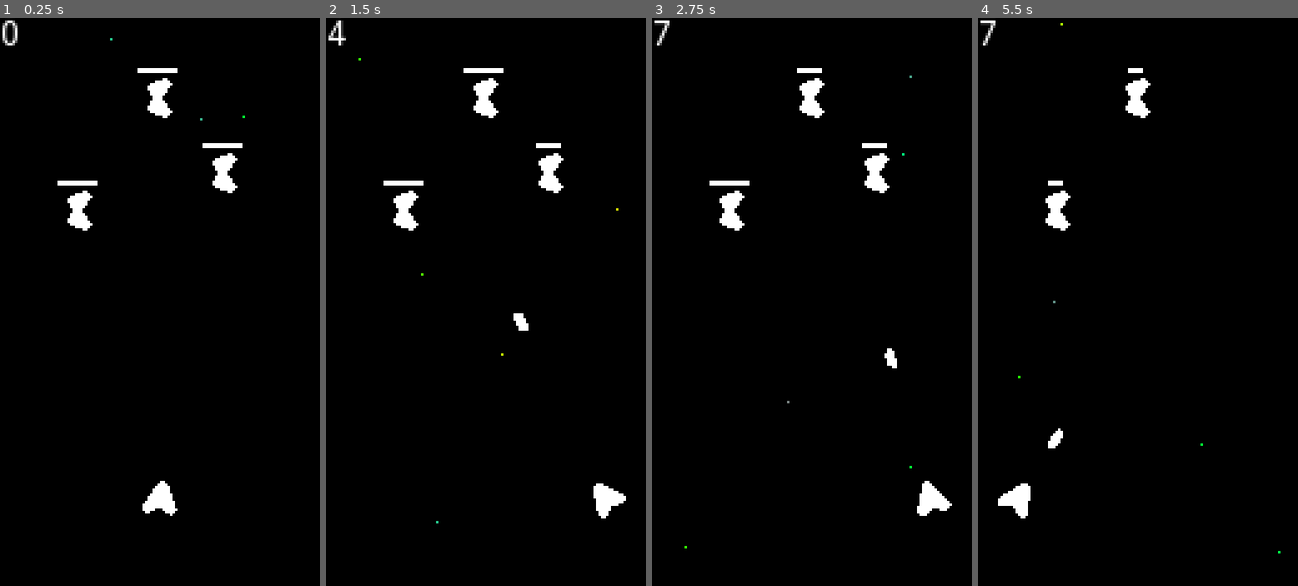
Above: before the commit, frames 1-4 (left to right).
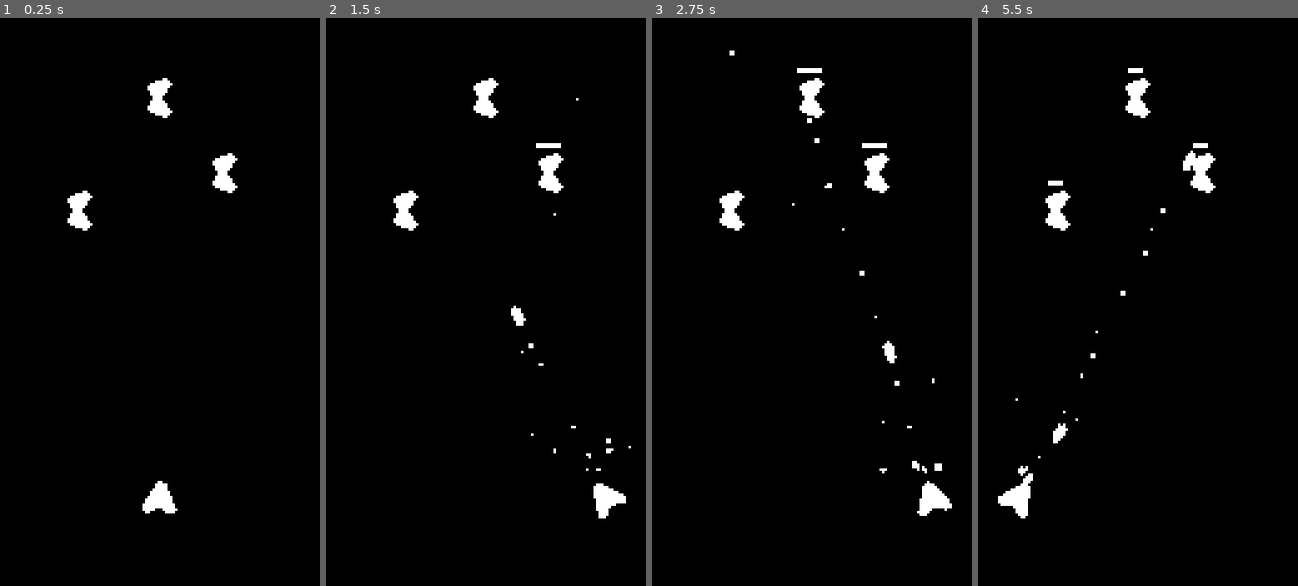
Above: after the commit, the same moments.

Repository: nedink/space-blaster
Game: Godot game, scene res://World.tscn
Same seed, same stepped clock (60 frames per second), same inputs: the game is played once before the commit and once after it.
Inputs (mouse positions are in pixels of both pictures, inside the frame that each line leads up to):
- Up to frame 1 (0.25 s): no input
- Up to frame 2 (1.5 s): move the mouse to (556, 273) at 0.52 s; press the mouse at (556, 273) at 0.53 s; hold D (right) 0.53-1.28 s; move the mouse to (422, 330) at 1.27 s; release the mouse at (422, 330) at 1.28 s; hold S (down) from 1.28 s (still down); click (422, 330) at 1.35 s
- Up to frame 3 (2.75 s): move the mouse to (844, 177) at 2.02 s; release S (down) at 2.03 s; press the mouse at (844, 177) at 2.03 s; hold D (right) from 2.03 s (still down)
- Up to frame 4 (5.5 s): move the mouse to (1122, 415) at 2.77 s; release D (right) at 2.78 s; release the mouse at (1122, 415) at 2.78 s; hold W (up) 2.78-3.53 s; click (1122, 415) at 2.85 s; move the mouse to (1234, 387) at 3.52 s; press the mouse at (1234, 387) at 3.53 s; hold A (left) 3.53-5.03 s; move the mouse to (1042, 216) at 4.27 s; release the mouse at (1042, 216) at 4.28 s; click (1042, 216) at 4.35 s; move the mouse to (1154, 302) at 5.02 s; press the mouse at (1154, 302) at 5.03 s; hold S (down) from 5.03 s (still down)

The runs differ from the first frame. In frame 1, 0.5% of the frame differs, in the area x 0-77%, y 0-88%; in frame 2, 0.6%; in frame 3, 0.6%; in frame 4, 0.8%, in the area x 0-95%, y 0-95%.

Commit message:
particles

Diff:
--- a/Bullet.tscn
+++ b/Bullet.tscn
@@ -1,7 +1,8 @@
-[gd_scene load_steps=3 format=2]
+[gd_scene load_steps=4 format=2]
 
 [ext_resource path="res://bullet.gd" type="Script" id=1]
 [ext_resource path="res://resources/bullet.png" type="Texture" id=2]
+[ext_resource path="res://ParticleTrail.tscn" type="PackedScene" id=3]
 
 [node name="Bullet" type="Position2D" groups=[
 "bullet",
@@ -9,6 +10,7 @@
 script = ExtResource( 1 )
 
 [node name="Sprite" type="Sprite" parent="."]
+position = Vector2( 4, 0 )
 texture = ExtResource( 2 )
 
 [node name="Trajectory" type="RayCast2D" parent="."]
@@ -21,3 +23,5 @@
 wait_time = 4.0
 one_shot = true
 autostart = true
+
+[node name="ParticleTrail" parent="." instance=ExtResource( 3 )]
--- a/Enemy.tscn
+++ b/Enemy.tscn
@@ -19,7 +19,8 @@
 collision_layer = 2
 
 [node name="CollisionShape2D" type="CollisionShape2D" parent="Body"]
-shape = SubResource( 6 )
+shape = SubResource( 1 )
 
 [node name="HpBar" parent="." instance=ExtResource( 3 )]
+visible = false
 script = ExtResource( 2 )
--- /dev/null
+++ b/MuzzleFlash.tscn
@@ -0,0 +1,26 @@
+[gd_scene load_steps=2 format=2]
+
+[sub_resource type="Curve" id=2]
+_data = [ Vector2( 0, 1 ), 0.0, 0.0, 0, 0, Vector2( 1, 0 ), 0.0, 0.0, 0, 0 ]
+
+[node name="Particles" type="CPUParticles2D"]
+amount = 6
+lifetime = 0.8
+explosiveness = 0.9
+lifetime_randomness = 1.0
+local_coords = false
+spread = 60.0
+gravity = Vector2( 0, 0 )
+initial_velocity = 200.0
+initial_velocity_random = 0.7
+angular_velocity = -500.0
+angular_velocity_random = 1.0
+linear_accel = -200.0
+linear_accel_random = 0.5
+tangential_accel_random = 1.0
+damping_random = 1.0
+angle = 50.0
+angle_random = 1.0
+scale_amount = 3.0
+scale_amount_random = 1.0
+scale_amount_curve = SubResource( 2 )
--- /dev/null
+++ b/ParticleTrail.tscn
@@ -0,0 +1,26 @@
+[gd_scene load_steps=3 format=2]
+
+[ext_resource path="res://particleTrail.gd" type="Script" id=1]
+
+[sub_resource type="Curve" id=1]
+_data = [ Vector2( 0, 1 ), 0.0, 0.0307931, 0, 0, Vector2( 1, 0 ), 0.0, 0.0, 0, 0 ]
+
+[node name="ParticleTrail" type="CPUParticles2D"]
+amount = 20
+lifetime = 0.5
+randomness = 0.5
+lifetime_randomness = 1.0
+local_coords = false
+spread = 20.0
+gravity = Vector2( 0, 0 )
+initial_velocity = 50.0
+angular_velocity_random = 1.0
+damping = 50.0
+scale_amount = 2.0
+scale_amount_curve = SubResource( 1 )
+script = ExtResource( 1 )
+
+[node name="LifeTimer" type="Timer" parent="." groups=[
+"trail",
+]]
+[connection signal="timeout" from="LifeTimer" to="." method="_on_Timer_timeout"]
--- a/Player.tscn
+++ b/Player.tscn
@@ -19,7 +19,7 @@
 [node name="Tween" type="Tween" parent="."]
 
 [node name="Gun" parent="." instance=ExtResource( 2 )]
-position = Vector2( 8, 0 )
+position = Vector2( 7, 0 )
 
 [node name="Body" type="Area2D" parent="."]
 collision_mask = 2
--- a/World.tscn
+++ b/World.tscn
@@ -21,6 +21,11 @@
 hue_variation = 1.0
 hue_variation_random = 0.32
 
+[sub_resource type="Curve2D" id=2]
+_data = {
+"points": PoolVector2Array( 0.125547, -37.0363, -0.125547, 37.0363, 0, 0, 0, 0, 4.51968, 6.90507, 0, 46.6667 )
+}
+
 [node name="World" type="Node2D"]
 script = ExtResource( 3 )
 
@@ -33,8 +38,10 @@
 }
 
 [node name="Label" type="Label" parent="."]
+visible = false
 margin_right = 40.0
 margin_bottom = 14.0
+text = "ear"
 __meta__ = {
 "_edit_use_anchors_": false
 }
@@ -43,12 +50,14 @@
 
 [node name="Particles2D" type="Particles2D" parent="Stars"]
 position = Vector2( 64, 0 )
+emitting = false
 amount = 50
 lifetime = 10.0
 process_material = SubResource( 1 )
 
 [node name="Particles2D2" type="Particles2D" parent="Stars"]
 position = Vector2( 64, 0 )
+emitting = false
 amount = 50
 lifetime = 91.32
 process_material = SubResource( 1 )
@@ -75,3 +84,11 @@
 
 [node name="Player" parent="." instance=ExtResource( 1 )]
 position = Vector2( 64, 192 )
+
+[node name="Path2D" type="Path2D" parent="."]
+position = Vector2( 16, 0 )
+scale = Vector2( 1, 1.2 )
+curve = SubResource( 2 )
+
+[node name="PathFollow2D" type="PathFollow2D" parent="Path2D"]
+rotation = 1.57402
--- a/bullet.gd
+++ b/bullet.gd
@@ -6,6 +6,7 @@
 export (float, 0, 100) var velocity = 10
 export var damage = 1.0;
 
+onready var world = get_tree().root.get_node("World")
 onready var gun = get_parent()
 onready var ship = gun.get_parent()
 
@@ -23,6 +24,15 @@
 		var collider:Node2D = $Trajectory.get_collider()
 		collider.get_parent().damage(damage)
 		position = $Trajectory.get_collision_point()
+		# reparent emitter
+		var particles = $ParticleTrail
+		remove_child(particles)
+		world.add_child(particles)
+		particles.owner = world
+		particles.emitting = false
+		particles.one_shot = true
+		particles.get_node("LifeTimer").start(1)
+
 		queue_free()
 	# move
 	else:
--- /dev/null
+++ b/enemies/CrabMite.tscn
@@ -0,0 +1,6 @@
+[gd_scene load_steps=2 format=2]
+
+[ext_resource path="res://enemy.gd" type="Script" id=1]
+
+[node name="CrabMite" type="Node2D"]
+script = ExtResource( 1 )
--- a/gun.gd
+++ b/gun.gd
@@ -3,8 +3,11 @@
 class_name Gun
 
 export var bulletScene = preload("res://Bullet.tscn")
+export var muzzleFlashScene = preload("res://MuzzleFlash.tscn")
 export var repeating = false
 export var cooldownTime = 0.2
+
+onready var ship = get_parent()
 
 
 func _ready():
@@ -30,3 +33,10 @@
 	bullet.set_as_toplevel(true)
 	bullet.global_transform = global_transform
 	add_child(bullet)
+
+	var muzzleFlash = muzzleFlashScene.instance()
+	muzzleFlash.emitting = true
+	muzzleFlash.one_shot = true
+	muzzleFlash.initial_velocity
+	add_child(muzzleFlash)
+#	$Particles.restart()
--- a/hpBar.gd
+++ b/hpBar.gd
@@ -4,6 +4,7 @@
 
 
 func _ready():
+
 	max_value = get_parent().hp
 	value = get_parent().hp
 
--- /dev/null
+++ b/particleTrail.gd
@@ -0,0 +1,8 @@
+extends CPUParticles2D
+
+class_name ParticleTrail
+
+
+
+func _on_Timer_timeout():
+	queue_free()
--- a/player.gd
+++ b/player.gd
@@ -28,6 +28,8 @@
 
 	velocity = Vector2.ZERO
 
+
+
 func _input(event):
 	if event.is_pressed():
 		if event.is_action("cancel"):
--- a/project.godot
+++ b/project.godot
@@ -24,6 +24,11 @@
 "language": "GDScript",
 "path": "res://gun.gd"
 }, {
+"base": "CPUParticles2D",
+"class": "ParticleTrail",
+"language": "GDScript",
+"path": "res://particleTrail.gd"
+}, {
 "base": "Ship",
 "class": "Player",
 "language": "GDScript",
@@ -43,6 +48,7 @@
 "Bullet": "",
 "Enemy": "",
 "Gun": "",
+"ParticleTrail": "",
 "Player": "",
 "Projectile": "",
 "Ship": ""
@@ -108,5 +114,4 @@
 
 [rendering]
 
-quality/2d/use_pixel_snap=true
 environment/default_environment="res://default_env.tres"
--- /dev/null
+++ b/rampingCurve.tres
@@ -0,0 +1,6 @@
+[gd_resource type="Curve" format=2]
+
+[resource]
+min_value = -1000.0
+max_value = 1000.0
+_data = [ Vector2( 0, -1000 ), 0.0, 0.0, 0, 0, Vector2( 0.365714, 1000 ), 0.0, 0.0, 0, 0, Vector2( 0.591429, -1000 ), 0.0, 0.0, 0, 0, Vector2( 0.748571, 1000 ), 0.0, 0.0, 0, 0, Vector2( 0.874286, -1000 ), 0.0, 0.0, 0, 0, Vector2( 0.928571, 1000 ), 0.0, 0.0, 0, 0, Vector2( 1, -1000 ), 0.0, 0.0, 0, 0 ]
--- a/world.gd
+++ b/world.gd
@@ -3,4 +3,18 @@
 
 
 func _process(delta):
-	$Label.text = str(get_tree().get_nodes_in_group("bullet").size())
+#	$Label.text = str(get_tree().get_nodes_in_group("bullet").size())
+
+	$Label.text = str(get_tree().get_node_count())
+
+	var text = ""
+	for c in get_children():
+		text += c.name + " "
+
+	$Label.text = text
+
+
+
+#	for c in get_children():
+#		if c is CPUParticles2D:
+#			print(c.name)
Not shown: 1 places in Enemy.tscn that only renumber resources
Not shown: 1 places in World.tscn that only renumber resources
